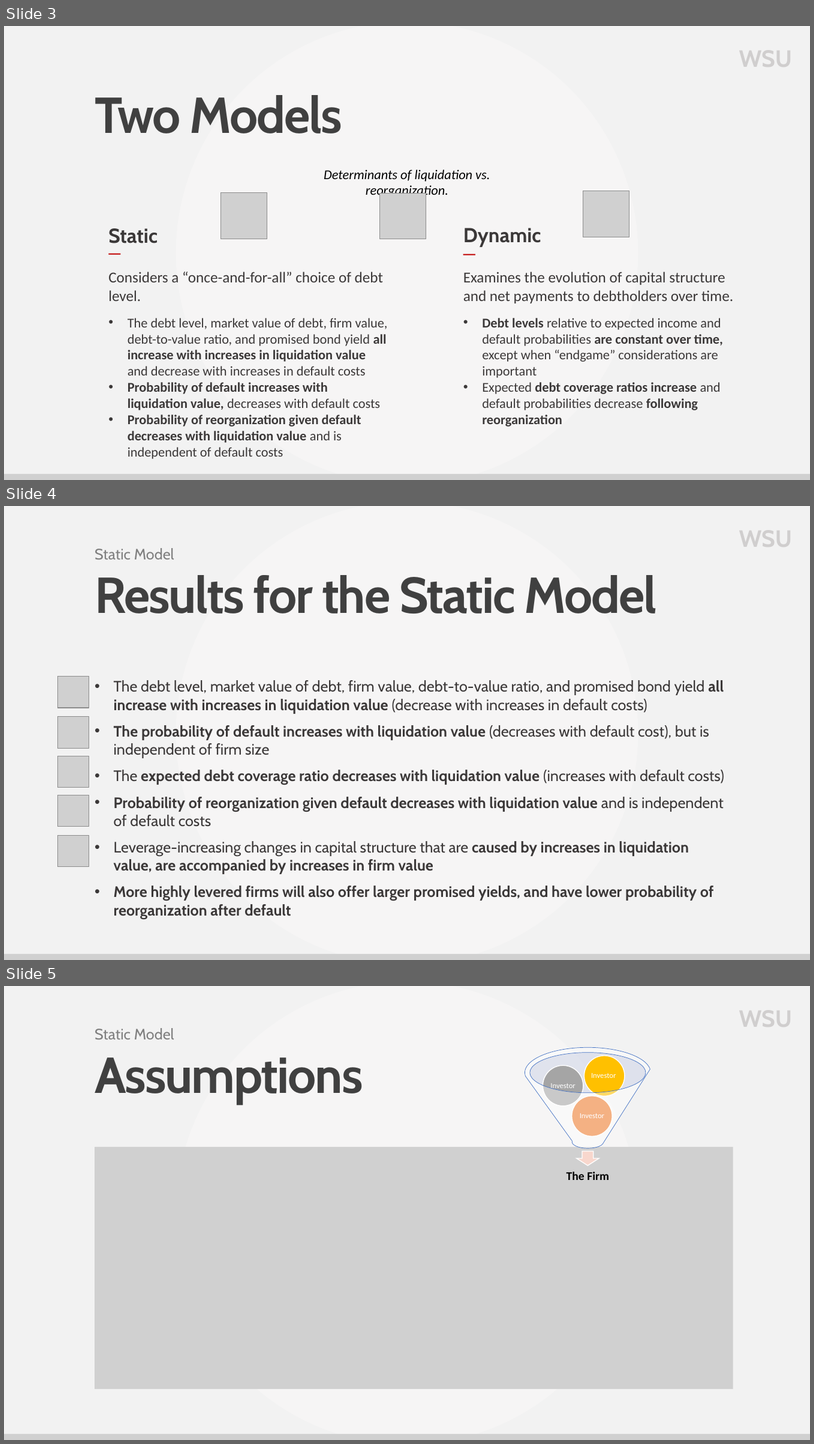
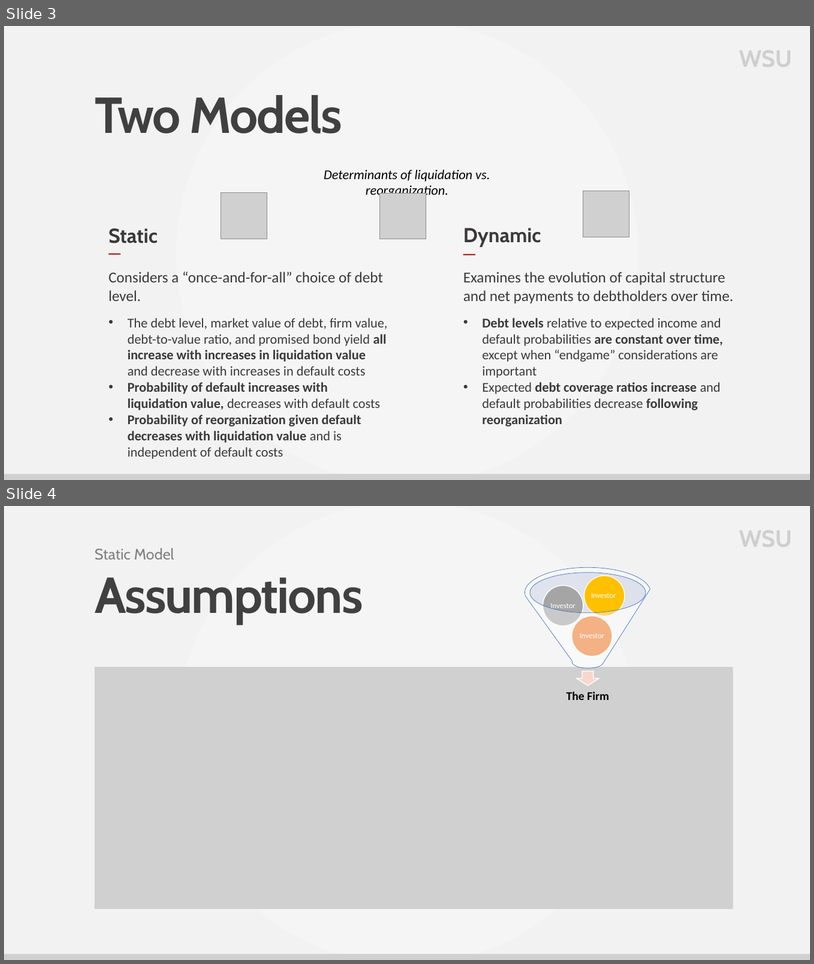
Before and after one commit to adam-bozman/wsucorporatefinance, a slide deck: files/capital-structure-and-informational-debt.pptx. Shown one above the other, each under a label of ours: slides 3, 4 and 5 before the commit, slides 3 and 4 after it. The pictures are 814x1444 and 814x964 pixels, drawn with LibreOffice and Linux fonts; fonts in the diff are those of the drawing; grey boxes stand for pictures; background and template pictures are left out. Boxes give left, top, right and bottom in pixels: in the first picture for what was removed or moved away, otherwise in the second. Text is boxed around its words. In the diff, an @@ line names an element or a change of style, - is before the commit and + after.

Commit message:
update pptx

```diff
--- a/files/capital-structure-and-informational-debt.pptx
+++ b/files/capital-structure-and-informational-debt.pptx
@@ slide 4 removed at [4, 506, 810, 960], background gradient #F6F6F6 to #F2F2F2 @@
@@ text removed at [734, 520, 799, 555] @@
-WSU
@@ text removed at [95, 548, 174, 559] @@
-Static Model
@@ title removed at [95, 575, 657, 613] @@
-Results for the Static Model
@@ picture removed at [58, 676, 89, 708] @@
@@ text removed at [114, 680, 724, 919] @@
-• The debt level, market value of debt, firm value, debt-to-value ratio, and promised bond yield all increase with increases in liquidation value (decrease with increases in default costs)
-• The probability of default increases with liquidation value (decreases with default cost), but is independent of firm size
-• The expected debt coverage ratio decreases with liquidation value (increases with default costs)
-• Probability of reorganization given default decreases with liquidation value and is independent of default costs
-• Leverage-increasing changes in capital structure that are caused by increases in liquidation value, are accompanied by increases in firm value
-• More highly levered firms will also offer larger promised yields, and have lower probability of reorganization after default
@@ picture removed at [58, 717, 89, 748] @@
@@ picture removed at [58, 756, 89, 787] @@
@@ picture removed at [58, 795, 89, 826] @@
@@ picture removed at [58, 835, 89, 867] @@
@@ picture removed at [4, 954, 810, 960] @@
@@ what was slide 5 is now slide 4 @@
```
